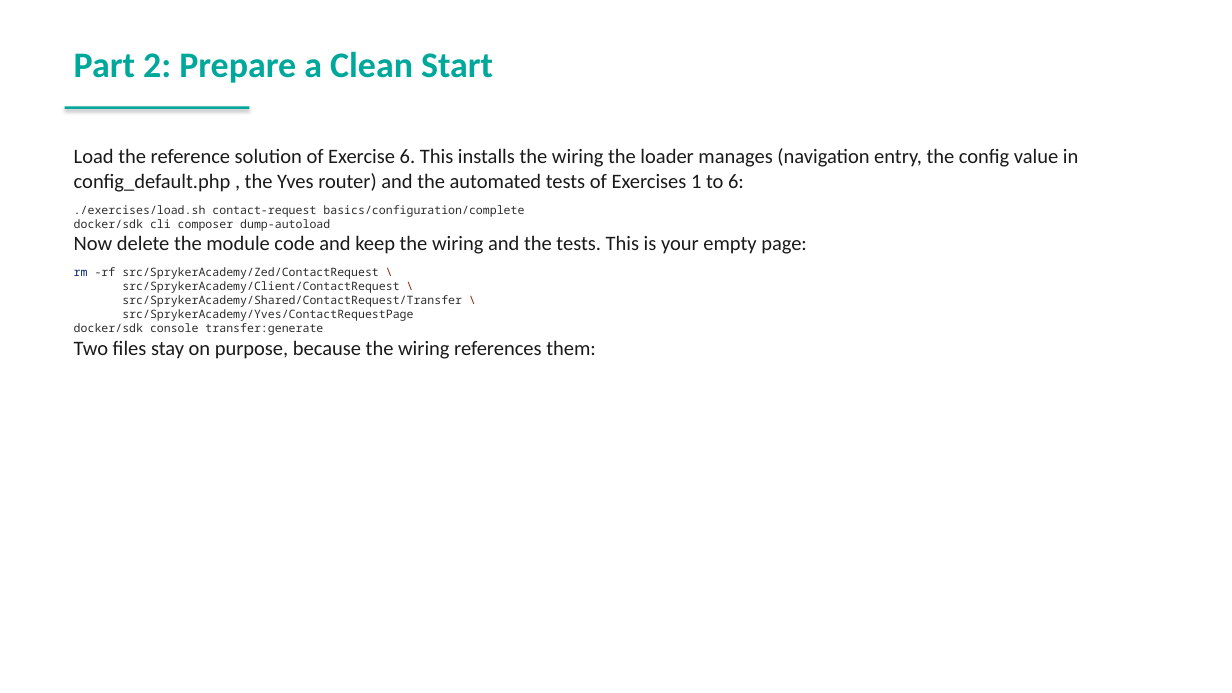
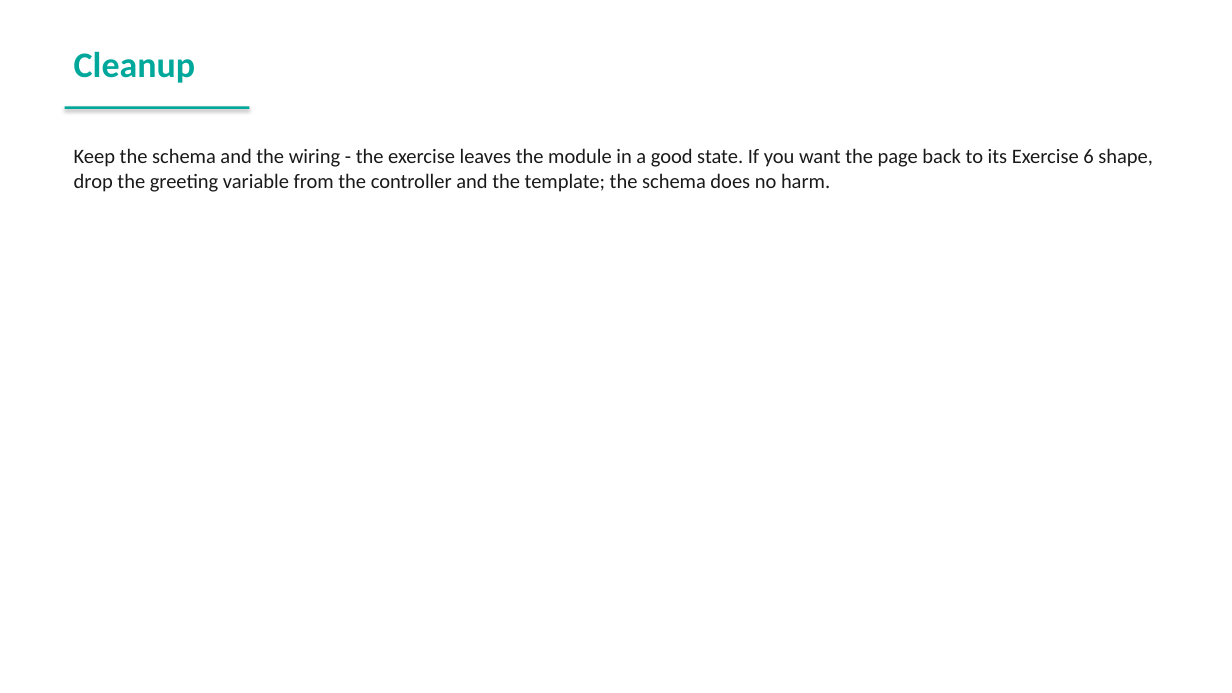
Before and after one commit to spryker-academy/instructor-exercises, a slide deck: slide 194 of guides-pptx/spryker-academy-fundamental.pptx (slide 160 before the commit). Drawn at 1232x693 pixels with LibreOffice and Linux fonts; fonts in the diff are those of the drawing. Boxes give left, top, right and bottom in pixels: in the first picture for what was removed or moved away, otherwise in the second. Text is boxed around its words. In the diff, an @@ line names an element or a change of style, - is before the commit and + after.

```diff
--- a/guides-pptx/spryker-academy-fundamental.pptx
+++ b/guides-pptx/spryker-academy-fundamental.pptx
@@ text at (74, 51, 195, 83): text changed @@
-Part 2: Prepare a Clean Start
+Cleanup
@@ text at (74, 148, 1153, 192): text changed; size 9 to 16 pt; font Noto Sans Mono to Calibri; text colour #2D2D2D to #1A1A1A @@
-Load the reference solution of Exercise 6. This installs the wiring the loader manages (navigation entry, the config value in config_default.php , the Yves router) and the automated tests of Exercises 1 to 6:
-./exercises/load.sh contact-request basics/configuration/complete
-docker/sdk cli composer dump-autoload
-Now delete the module code and keep the wiring and the tests. This is your empty page:
-rm -rf src/SprykerAcademy/Zed/ContactRequest \
-src/SprykerAcademy/Client/ContactRequest \
-src/SprykerAcademy/Shared/ContactRequest/Transfer \
-src/SprykerAcademy/Yves/ContactRequestPage
-docker/sdk console transfer:generate
-Two files stay on purpose, because the wiring references them:
+Keep the schema and the wiring - the exercise leaves the module in a good state. If you want the page back to its Exercise 6 shape, drop the greeting variable from the controller and the template; the schema does no harm.
```
Also in this commit, not shown: 44 other slides changed, 84 slides added, 3 slides removed, 46 other files.
